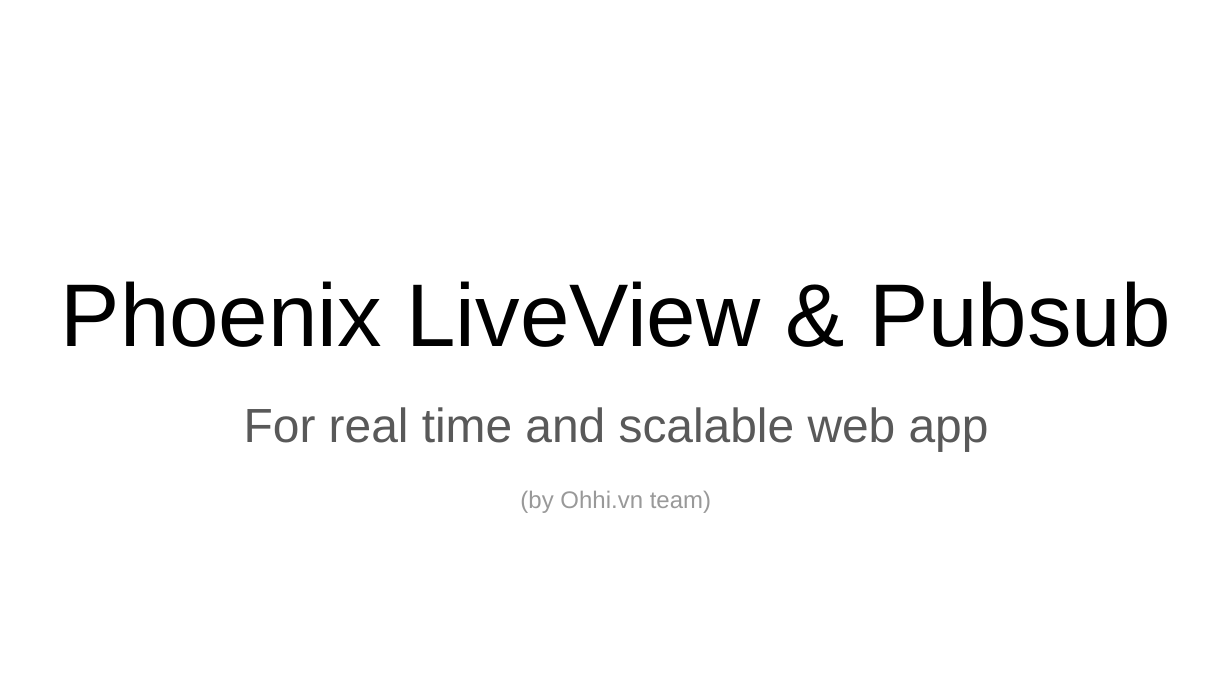
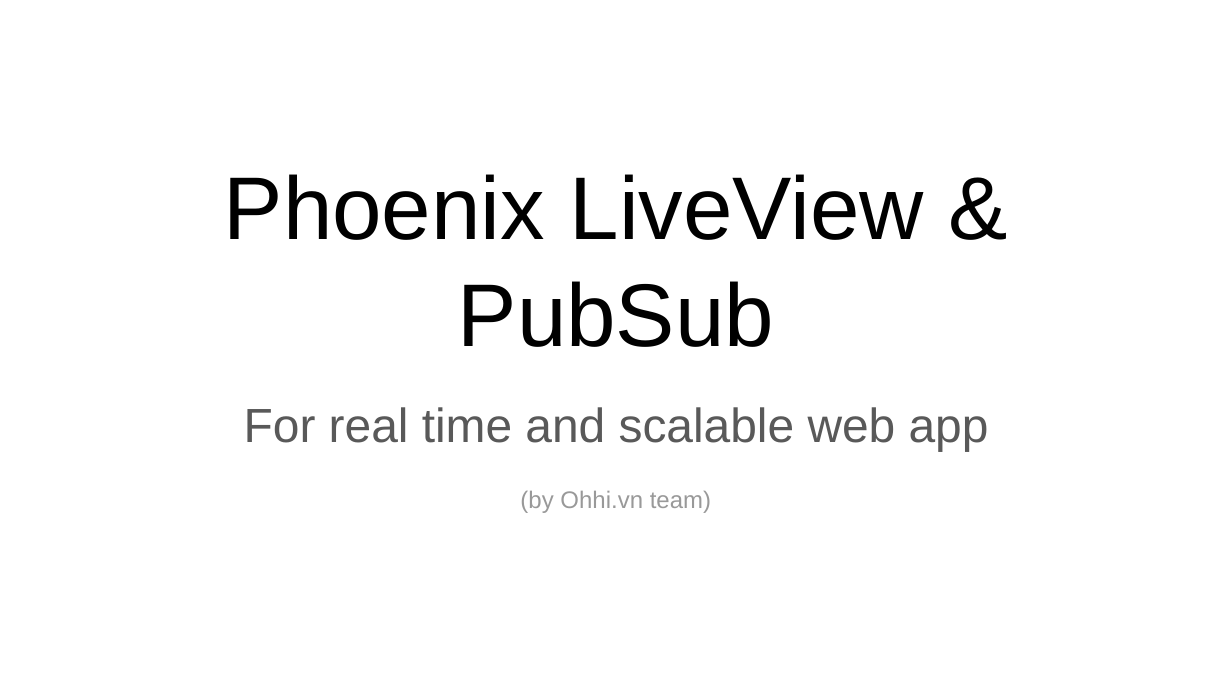
Before and after one commit to ohhi-vn/live_pub_demo, a slide deck: slide 1 of slide/Phoenix LiveView & Pubsub for Realtime & Scalable web app.pptx. Drawn at 1232x693 pixels with LibreOffice and Linux fonts; fonts in the diff are those of the drawing. Boxes give left, top, right and bottom in pixels: in the first picture for what was removed or moved away, otherwise in the second. Text is boxed around its words. In the diff, an @@ line names an element or a change of style, - is before the commit and + after.

```diff
--- a/slide/Phoenix LiveView & Pubsub for Realtime & Scalable web app.pptx
+++ b/slide/Phoenix LiveView & Pubsub for Realtime & Scalable web app.pptx
@@ title at (224,174,924,347): text changed @@
-Phoenix LiveView & Pubsub
+Phoenix LiveView & PubSub
```
Also in this commit, not shown: 10 other slides changed, 1 slide added.
